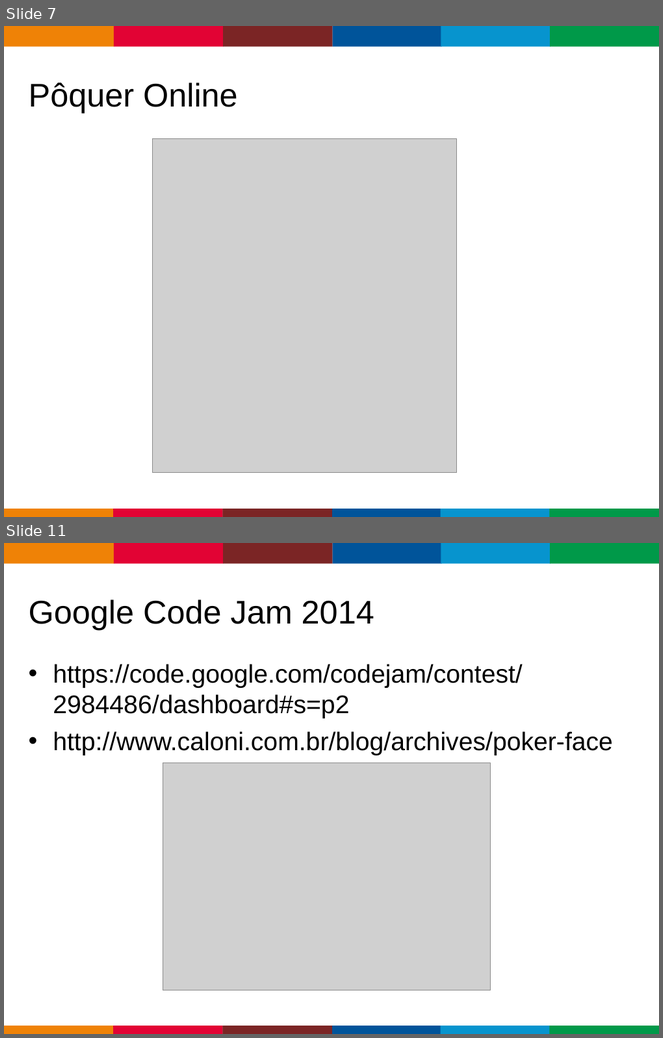
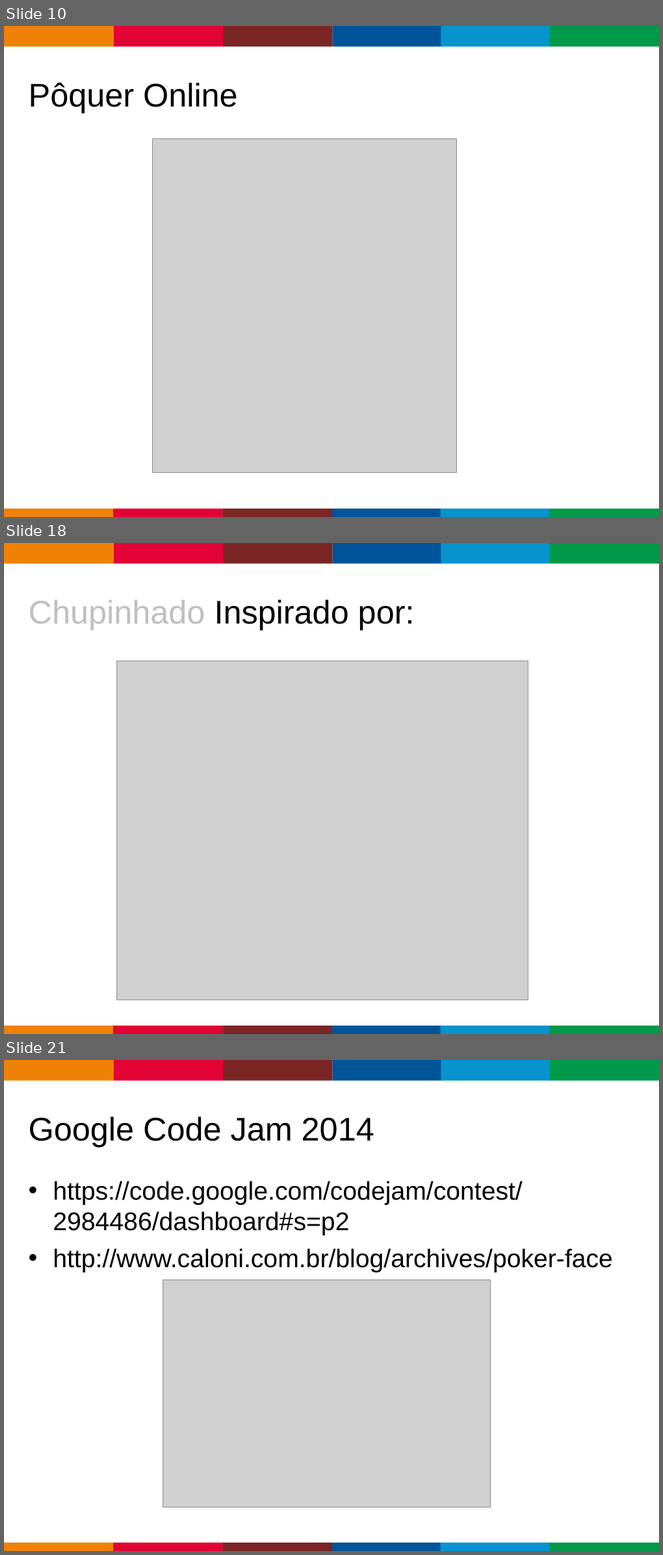
Before and after one commit to caloni/journal, a slide deck: Lectures/PoquerOnline/PoquerOnline.ppt. Shown one above the other, each under a label of ours: slides 7 and 11 before the commit, slides 10, 18 and 21 after it; the slides between them are not shown. The pictures are 663x1038 and 663x1555 pixels, drawn with LibreOffice and Linux fonts; fonts in the diff are those of the drawing; grey boxes stand for pictures; background and template pictures are left out. Boxes give left, top, right and bottom in pixels: in the first picture for what was removed or moved away, otherwise in the second. Text is boxed around its words. In the diff, an @@ line names an element or a change of style, - is before the commit and + after.

```diff
--- a/Lectures/PoquerOnline/PoquerOnline.ppt
+++ b/Lectures/PoquerOnline/PoquerOnline.ppt
@@ slide 18 added at [4,543,659,1034], background #FFFFFF; not listed: 13 template elements that a slide beside it also shows @@
@@ title added at [29,600,415,630], 36 pt, text #000000 @@
+Chupinhado Inspirado por:
@@ picture added at [116,661,528,1001] @@
@@ what was slide 7 is now slide 10 @@
@@ what was slide 11 is now slide 21 @@
```
Also in this commit, not shown: 2 slides changed, 20 other slides added, 3 slides removed, 39 other files.
